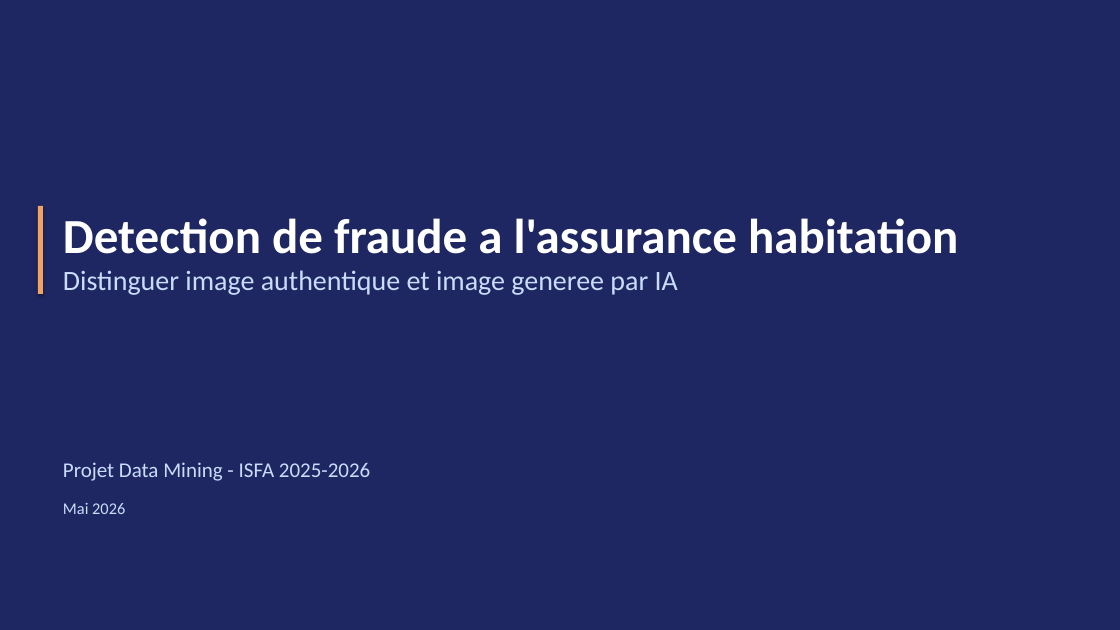
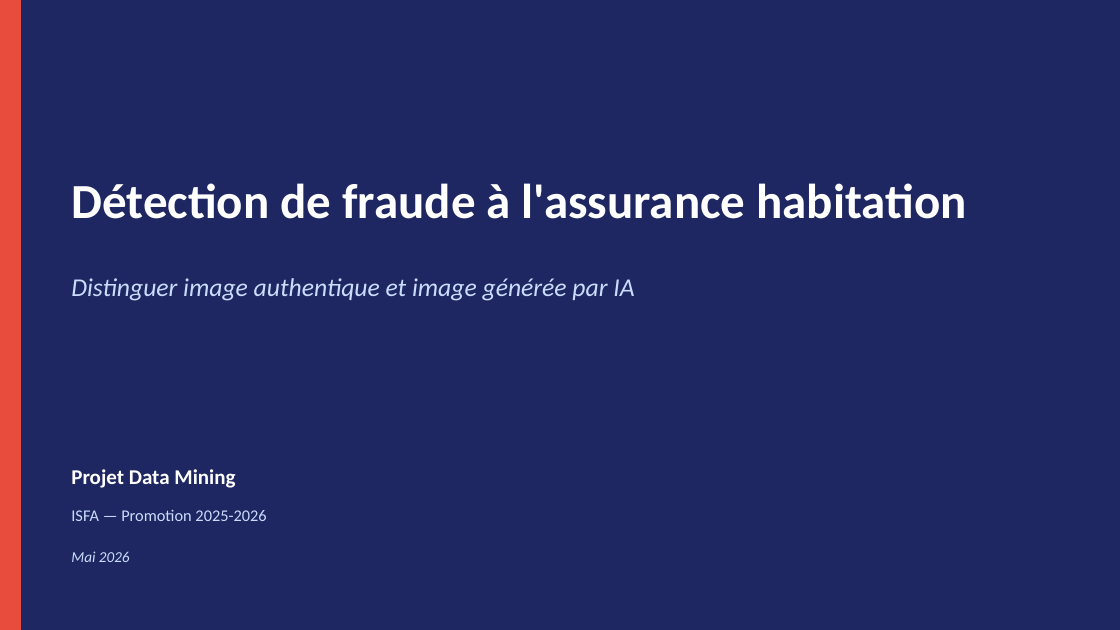
Before and after one commit to HpedArthur/Insurance-fraud-detection-AI, a slide deck: slide 1 of 07_presentation/soutenance.pptx. Drawn at 1120x630 pixels with LibreOffice and Linux fonts; fonts in the diff are those of the drawing. Boxes give left, top, right and bottom in pixels: in the first picture for what was removed or moved away, otherwise in the second. Text is boxed around its words. In the diff, an @@ line names an element or a change of style, - is before the commit and + after.

```diff
--- a/07_presentation/soutenance.pptx
+++ b/07_presentation/soutenance.pptx
@@ background #1E2761 to #FFFFFF @@
@@ rectangle added at (0, 0, 1120, 630), fill #1E2761 @@
@@ rectangle added at (0, 0, 21, 630), fill #E74C3C @@
@@ rectangle removed at (38, 206, 43, 294) @@
@@ text at (71, 183, 967, 219): text changed @@
-Detection de fraude a l'assurance habitation
+Détection de fraude à l'assurance habitation
@@ text at (71, 278, 634, 301): text changed; size 24 to 22 pt; italic on @@
-Distinguer image authentique et image generee par IA
+Distinguer image authentique et image générée par IA
@@ text at (71, 469, 235, 488): text changed; text colour #CADCFC to #FFFFFF; bold on @@
-Projet Data Mining - ISFA 2025-2026
+Projet Data Mining
@@ text added at (71, 509, 266, 521), 14 pt, text #CADCFC @@
+ISFA — Promotion 2025-2026
@@ text "Mai 2026": place and size @@
-text "Mai 2026" at (63, 503, 125, 514)
+text "Mai 2026" at (71, 551, 130, 562)
@@ text "Mai 2026" at (71, 551, 130, 562): size 14 to 13 pt, italic on @@
```
Also in this commit, not shown: 5 other slides changed, 4 slides added, 4 slides removed.
